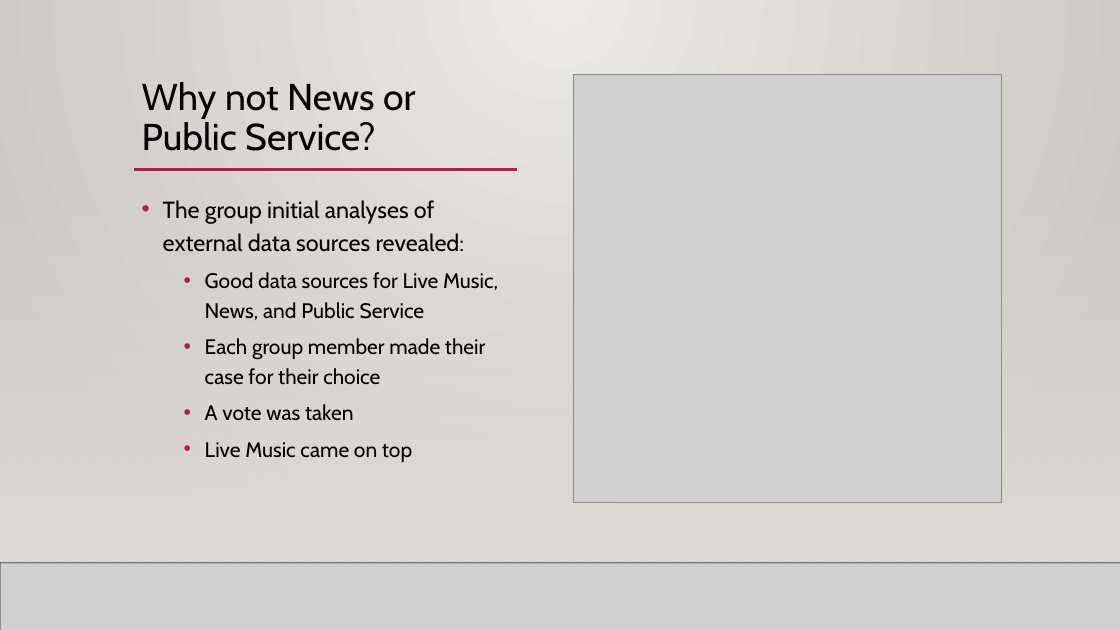
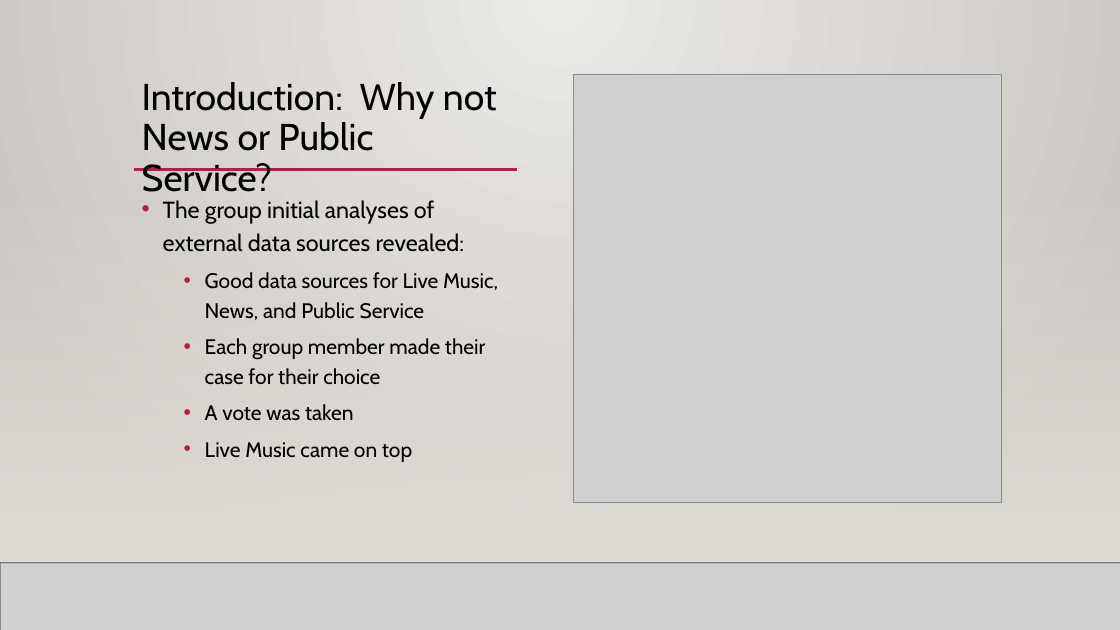
Before and after one commit to mahyarshu/Gigalytics, a slide deck: slide 8 of documents/Presentation/Innovators.pptx. Drawn at 1120x630 pixels with LibreOffice and Linux fonts; fonts in the diff are those of the drawing; grey boxes stand for pictures; background and template pictures are left out. Boxes give left, top, right and bottom in pixels: in the first picture for what was removed or moved away, otherwise in the second. Text is boxed around its words. In the diff, an @@ line names an element or a change of style, - is before the commit and + after.

```diff
--- a/documents/Presentation/Innovators.pptx
+++ b/documents/Presentation/Innovators.pptx
@@ title at [142,82,497,192]: text changed @@
-Why not News or Public Service?
+Introduction: Why not News or Public Service?
```
Also in this commit, not shown: 16 other slides changed, 1 slide added, 1 slide removed.
